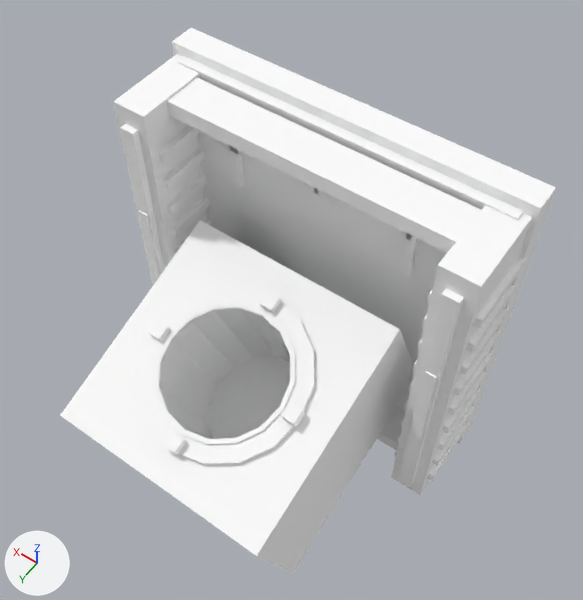
Renders of the OBJ model src/main/resources/assets/jsgzpm/models/block/ancient_zpm_array.obj from each side of a commit.
The view is the same before and after, from a 50 mm camera at (-0.212, 0.253, 2.089) aimed at (0.476, -0.71, 0.576). Arrows for +X, +Y and +Z are at lower left; the lights stay in place. The picture after the commit comes second. Where no turn or scale is listed for an object, it has been applied to the vertices.

Script lines for the objects in view, before the commit:
```python
me_ancient_hardware = bpy.data.meshes.new('ancient_hardware')
me_ancient_hardware.from_pydata(...)  # 499 vertices, 404 faces; spans x 0.031..0.969, y -0.985..-0.212, z 0.025..0.975
# faces by material slot: [86, 196, 94, 12, 16]
me_ancient_hardware.materials.append(mat_recess)  # its picture is missing
me_ancient_hardware.materials.append(mat_panel)  # its picture is missing
me_ancient_hardware.materials.append(mat_trim)  # its picture is missing
me_ancient_hardware.materials.append(mat_light)  # its picture is missing
me_ancient_hardware.materials.append(mat_binder)  # its picture is missing
ob_ancient_hardware = bpy.data.objects.new('ancient_hardware', me_ancient_hardware)
ob_ancient_hardware.location = (0.0, 0.0, 0.0)
```
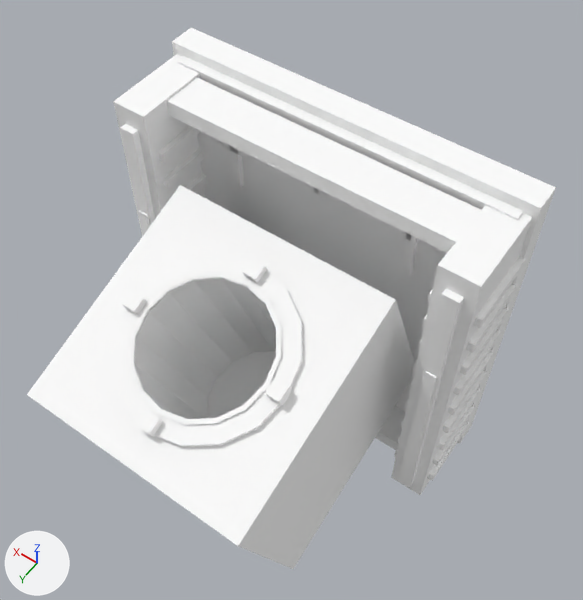
Where the change shows, as pixel boxes [x1, y1, x2, y2] in the pictures (583 x 600 px; the box of a moved part takes in the faces that stretch with it):
'ancient_hardware', reshaped (7% wider)
    before: [60, 28, 556, 573]
    after: [27, 28, 556, 569]
part 1 of me_ancient_hardware, moved or reshaped
    before: [154, 303, 295, 444]
    after: [128, 272, 282, 425]
part 2 of me_ancient_hardware, moved or reshaped
    before: [208, 356, 290, 439]
    after: [208, 352, 276, 418]
part 3 of me_ancient_hardware, moved or reshaped
    before: [60, 220, 412, 573]
    after: [27, 185, 414, 569]
part 4 of me_ancient_hardware, moved or reshaped
    before: [148, 320, 171, 342]
    after: [122, 291, 147, 315]
part 5 of me_ancient_hardware, moved or reshaped
    before: [259, 291, 282, 313]
    after: [242, 258, 268, 283]
part 6 of me_ancient_hardware, moved or reshaped
    before: [280, 402, 305, 427]
    after: [265, 378, 292, 406]
part 7 of me_ancient_hardware, moved or reshaped
    before: [162, 431, 186, 455]
    after: [136, 410, 163, 437]
part 8 of me_ancient_hardware, moved or reshaped
    before: [160, 309, 290, 439]
    after: [135, 279, 276, 419]
part 9 of me_ancient_hardware, moved or reshaped
    before: [138, 287, 315, 464]
    after: [111, 255, 303, 447]

The edits, one by one:
me_ancient_hardware is used by ob_ancient_hardware; location (0.0, 0.0, 0.0).
me_ancient_hardware had 499 vertices, 404 faces and spanned x 0.031..0.969, y -0.985..-0.212, z 0.025..0.975.
me_ancient_hardware now has 499 vertices, 404 faces and spans x 0.031..0.969, y -0.985..-0.162, z 0.025..0.975.
me_ancient_hardware part 1: the loose piece of 32 vertices spanning x 0.331..0.669, y -0.637..-0.32, z 0.476..0.592 is moved by (0.0, 0.05, 0.16).
me_ancient_hardware part 2: the loose piece of 34 vertices spanning x 0.304..0.696, y -0.799..-0.427, z 0.094..0.236 is multiplied about its middle by the matrix ((0.796, 0.0, 0.0), (0.0, 0.755, -0.113), (0.0, -0.113, 0.486)), then moved by (0.0, 0.003, 0.03).
me_ancient_hardware part 3: the loose piece of 49 vertices spanning x 0.2..0.8, y -0.897..-0.212, z 0.056..0.618 is multiplied about its middle by the matrix ((1.0, 0.0, 0.0), (0.0, 1.043, 0.118), (0.0, 0.118, 1.325)), then moved by (0.0, 0.026, 0.093).
me_ancient_hardware part 4: the loose piece of 8 vertices spanning x 0.675..0.711, y -0.509..-0.456, z 0.491..0.555 is moved by (0.0, 0.05, 0.16).
me_ancient_hardware part 5: the loose piece of 8 vertices spanning x 0.482..0.518, y -0.69..-0.638, z 0.557..0.621 is moved by (0.0, 0.05, 0.16).
me_ancient_hardware part 6: the loose piece of 8 vertices spanning x 0.289..0.325, y -0.509..-0.456, z 0.491..0.555 is moved by (0.0, 0.05, 0.16).
me_ancient_hardware part 7: the loose piece of 8 vertices spanning x 0.482..0.518, y -0.328..-0.275, z 0.425..0.489 is moved by (0.0, 0.05, 0.16).
me_ancient_hardware part 8: 32 of the vertices in x 0.303..0.697, y -0.795..-0.425, z 0.106..0.24 are moved by (0.0, 0.002, 0.028).
me_ancient_hardware part 9: 48 of the vertices in x 0.289..0.711, y -0.692..-0.282, z 0.42..0.602 are moved by (0.0, 0.05, 0.16).
